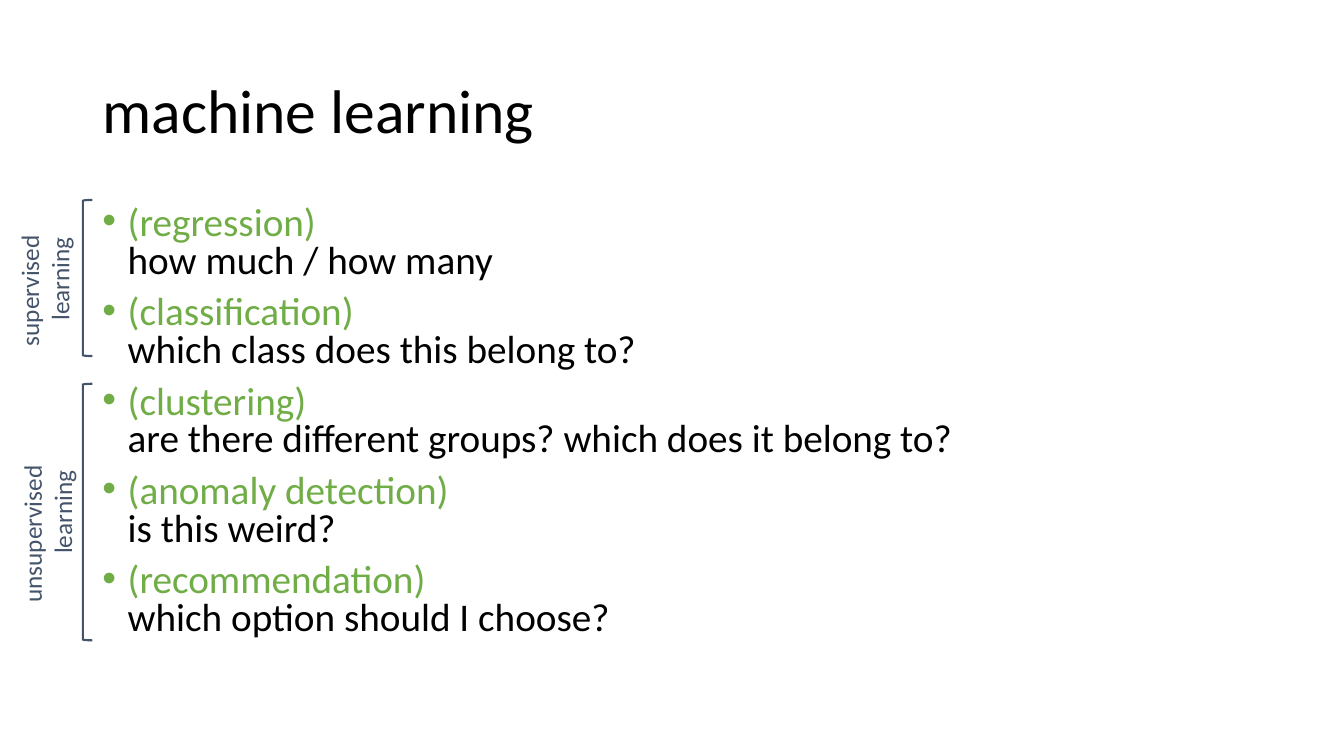
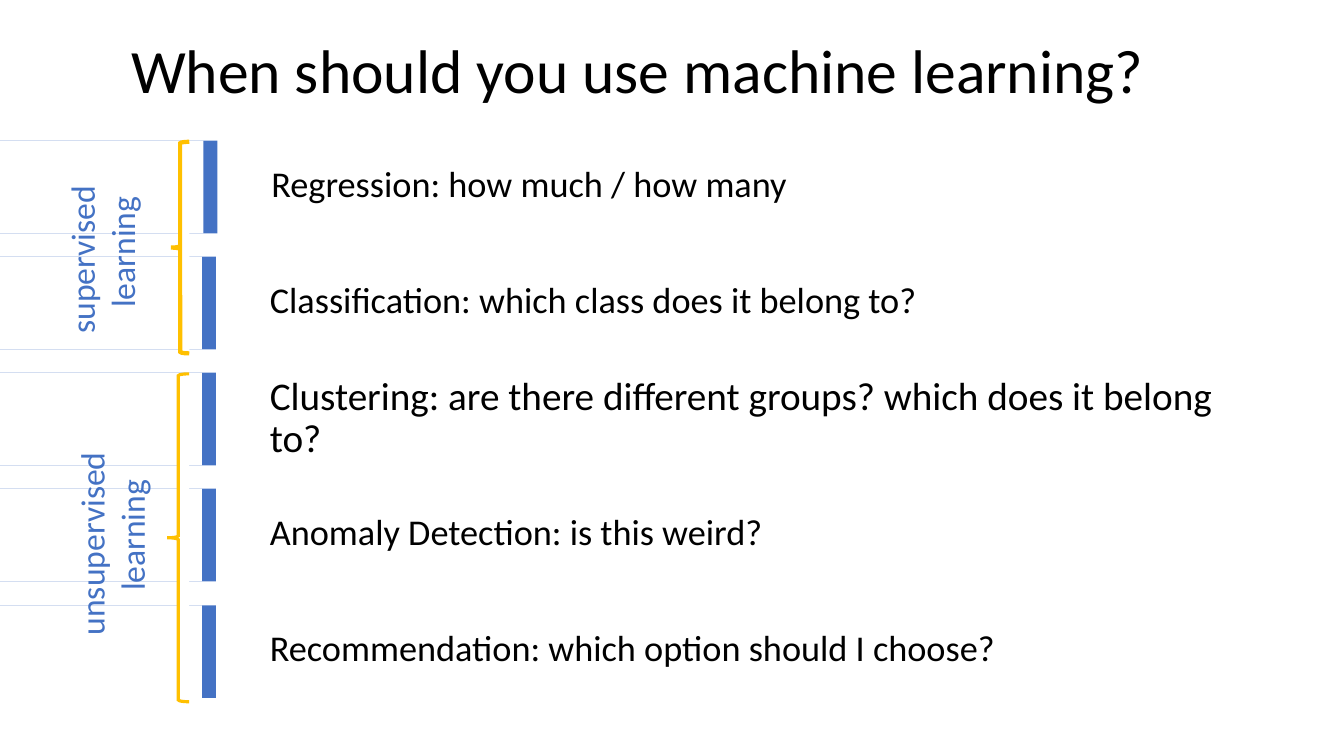
Before and after one commit to cloudscaleml/workshop, a slide deck: slide 15 of powerpoint/Overview.pptx (slide 16 before the commit). Drawn at 1344x756 pixels with LibreOffice and Linux fonts; fonts in the diff are those of the drawing. Boxes give left, top, right and bottom in pixels: in the first picture for what was removed or moved away, otherwise in the second. Text is boxed around its words. In the diff, an @@ line names an element or a change of style, - is before the commit and + after.

```diff
--- a/powerpoint/Overview.pptx
+++ b/powerpoint/Overview.pptx
@@ title at box(131, 50, 1143, 104): text changed @@
-machine learning
+When should you use machine learning?
@@ rectangle added at box(0, 141, 218, 234), fill #4472C4 @@
@@ rectangle added at box(0, 141, 204, 234), fill #FFFFFF @@
@@ left brace added at box(171, 142, 190, 354), fill #FFFFFF, outline #FFC000 3 pt @@
@@ text "supervised" at box(63, 200, 144, 330): size 18 to 24 pt, text colour #44546A to #4472C4 @@
@@ text "supervised": place and size @@
-text "supervised" at box(15, 245, 76, 344)
+text "supervised" at box(63, 200, 144, 330)
@@ text added at box(271, 171, 787, 204), 25.9 pt, text #000000 @@
+Regression: how much / how many
@@ left bracket removed at box(83, 200, 92, 356) @@
@@ rectangle added at box(0, 257, 216, 350), fill #4472C4 @@
@@ rectangle added at box(0, 257, 202, 350), fill #FFFFFF @@
@@ text added at box(270, 287, 916, 320), 25.9 pt, text #000000 @@
+Classification: which class does it belong to?
@@ rectangle added at box(0, 373, 216, 466), fill #4472C4 @@
@@ rectangle added at box(0, 373, 202, 466), fill #FFFFFF @@
@@ left bracket removed at box(83, 384, 92, 640) @@
@@ left brace added at box(167, 374, 190, 702), fill #FFFFFF, outline #FFC000 2.25 pt @@
@@ text "Clustering: are there different groups? ..." at box(270, 382, 1212, 453): vertical alignment top to middle @@
@@ text at box(270, 382, 1212, 453): text changed @@
-• (regression)
-  how much / how many
-• (classification)
-  which class does this belong to?
-• (clustering)
-  are there different groups? which does it belong to?
-• (anomaly detection)
-  is this weird?
-• (recommendation)
-  which option should I choose?
+Clustering: are there different groups? which does it belong to?
@@ text "unsupervised": place and size @@
-text "unsupervised" at box(18, 479, 79, 599)
+text "unsupervised" at box(73, 471, 154, 630)
@@ text "unsupervised" at box(73, 471, 154, 630): size 18 to 24 pt, text colour #44546A to #4472C4 @@
@@ rectangle added at box(0, 489, 216, 582), fill #4472C4 @@
@@ rectangle added at box(0, 489, 202, 582), fill #FFFFFF @@
@@ text added at box(270, 519, 762, 551), 25.9 pt, text #000000 @@
+Anomaly Detection: is this weird?
@@ rectangle added at box(0, 605, 216, 698), fill #4472C4 @@
@@ rectangle added at box(0, 605, 202, 698), fill #FFFFFF @@
@@ text added at box(270, 635, 995, 667), 25.9 pt, text #000000 @@
+Recommendation: which option should I choose?
```
Also in this commit, not shown: 15 other slides changed, 4 slides added, 11 slides removed.
